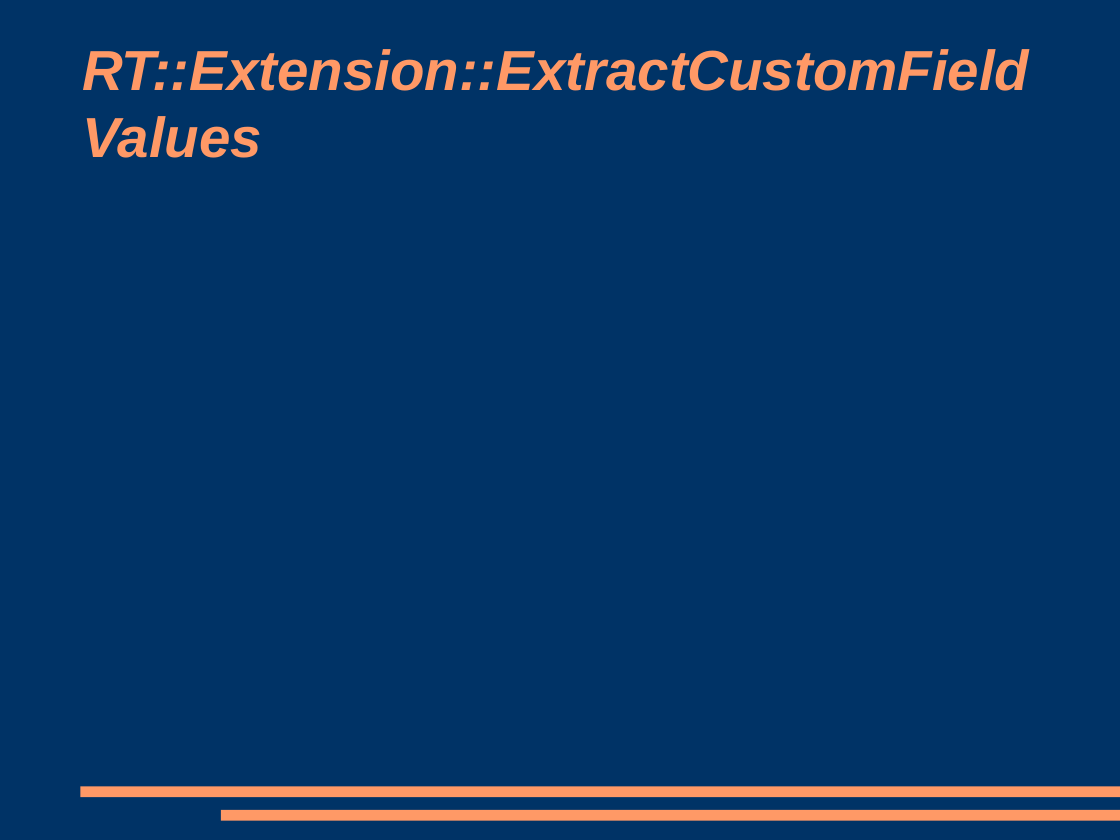
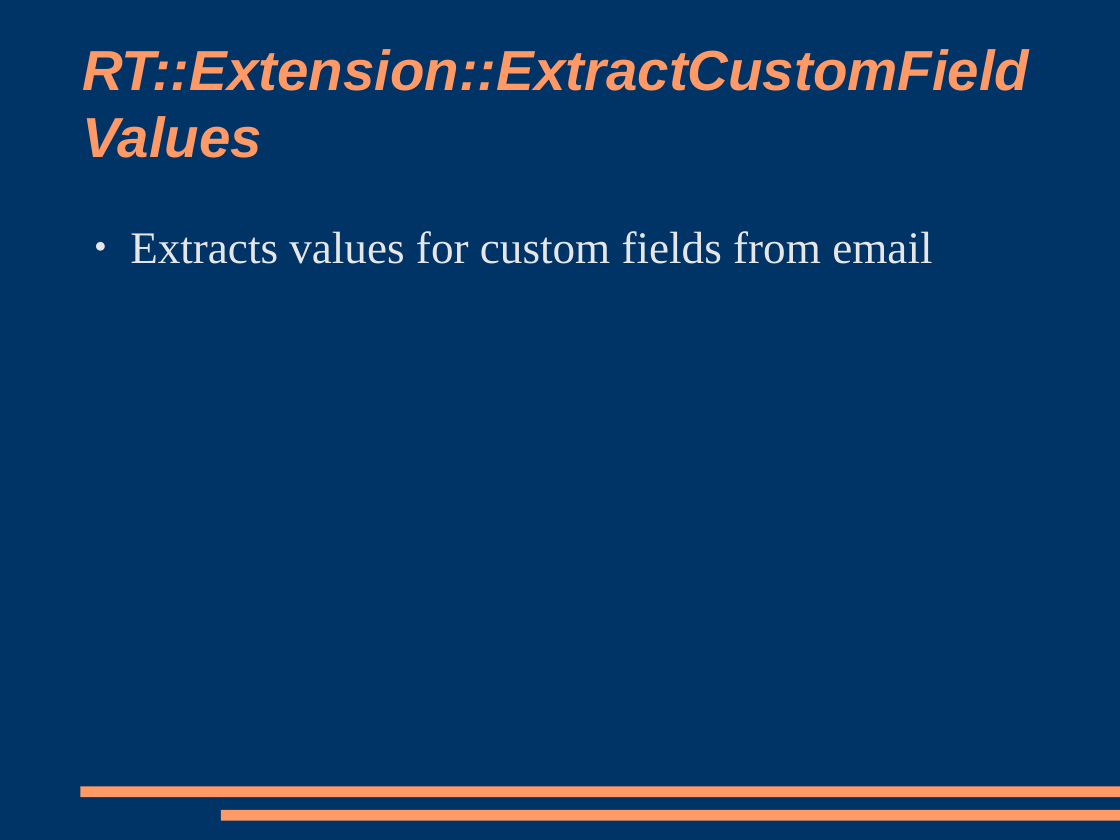
Before and after one commit to racke/Presentations, a slide deck: slide 19 of yapc2009/rt38.odp (slide 22 before the commit). Drawn at 1120x840 pixels with LibreOffice and Linux fonts; fonts in the diff are those of the drawing. Boxes give left, top, right and bottom in pixels: in the first picture for what was removed or moved away, otherwise in the second. Text is boxed around its words. In the diff, an @@ line names an element or a change of style, - is before the commit and + after.

```diff
--- a/yapc2009/rt38.odp
+++ b/yapc2009/rt38.odp
@@ text added at [130,231,932,264], 32 pt, text #E6E6E6 @@
+● Extracts values for custom fields from email
```
Also in this commit, not shown: 6 other slides changed, 5 slides added.
